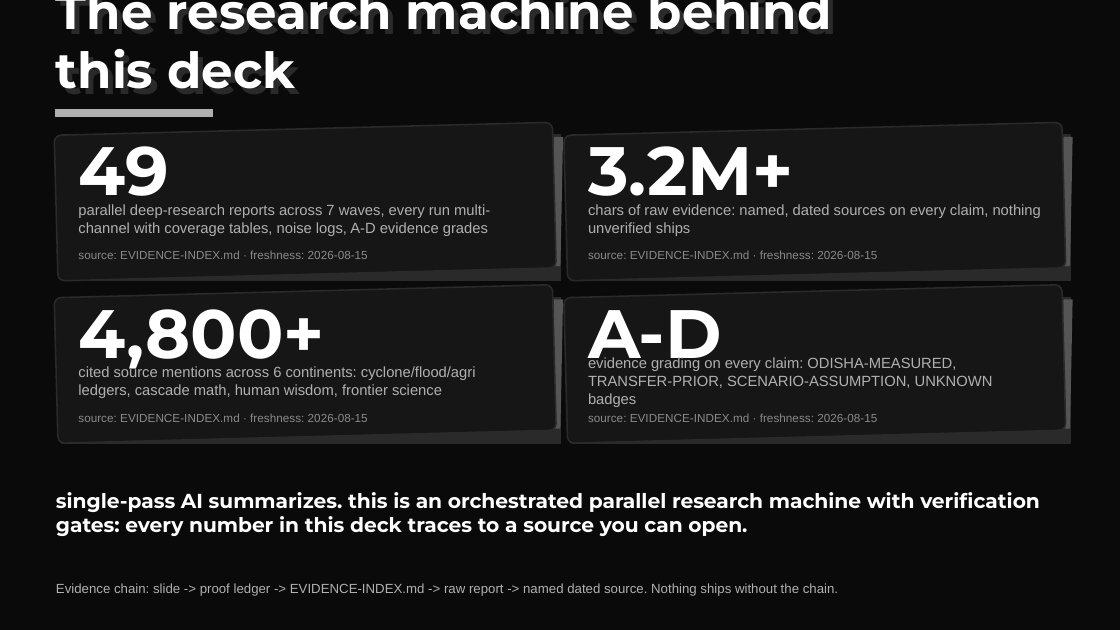
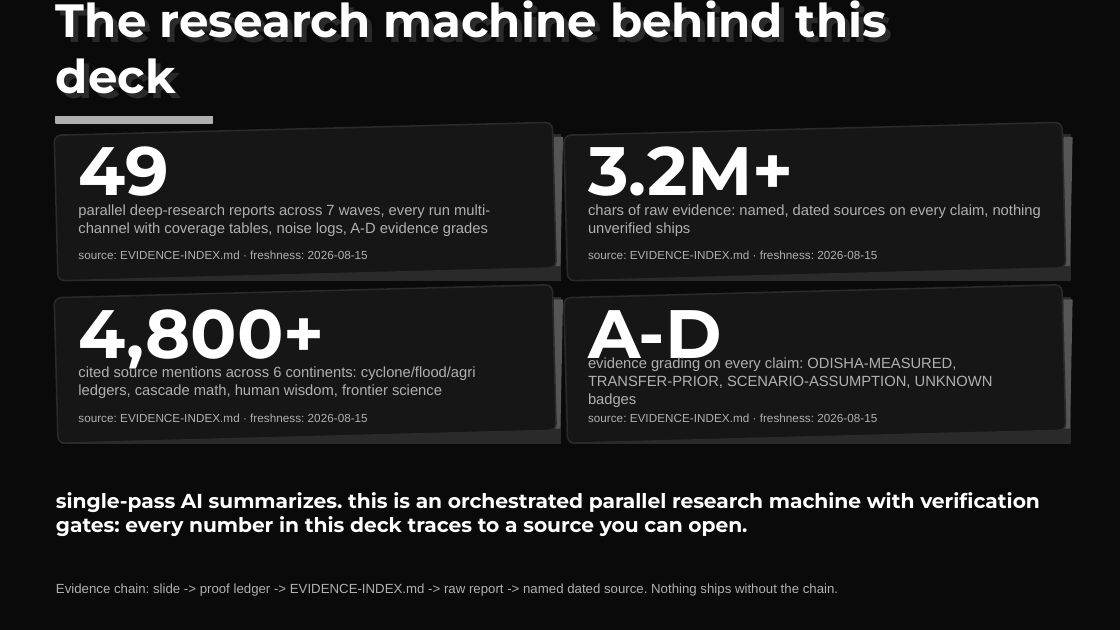
Before and after one commit to harshgounder/craft-n-code, a slide deck: slide 3 of scaffold/deck/KrishiSetu-Round0-20260816.pptx. Drawn at 1120x630 pixels with LibreOffice and Linux fonts; fonts in the diff are those of the drawing. Boxes give left, top, right and bottom in pixels: in the first picture for what was removed or moved away, otherwise in the second. Text is boxed around its words. In the diff, an @@ line names an element or a change of style, - is before the commit and + after.

```diff
--- a/scaffold/deck/KrishiSetu-Round0-20260816.pptx
+++ b/scaffold/deck/KrishiSetu-Round0-20260816.pptx
@@ text "The research machine behind this ..." at bbox=[56, 0, 892, 94]: size 32 to 30 pt @@
@@ text "The research machine behind this ..." at bbox=[56, 0, 887, 94]: size 32 to 30 pt @@
@@ rectangle: place and size @@
-rectangle at bbox=[56, 110, 213, 116]
+rectangle at bbox=[56, 116, 213, 123]
@@ text colour #8A8A8A to #B0B0B0 in 4 elements at bbox=[78, 250, 368, 259], bbox=[588, 250, 877, 259], bbox=[78, 413, 368, 422], bbox=[588, 413, 877, 422] @@
```
Also in this commit, not shown: 4 other slides changed, 2 other files.
